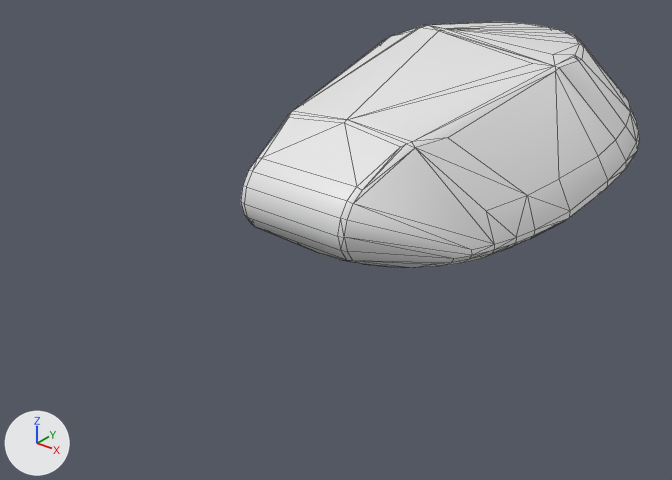
One commit to the OBJ model Meshes/M103/M103 Turret_plate.obj: the scene before it, then after it.
Rendered twice from a camera (50 mm lens) standing at (176.0, -258.0, 138.0) and looking at (-13.0, -22.0, -8.0). The axes (+X, +Y, +Z) are drawn at lower left. The lights are the same throughout. Mesh edges are drawn as thin lines. Where no turn or scale is listed for an object, it has been applied to the vertices.

In view in the first picture: 'Turret_plate_american\\A66_M103\\normal\\l\\Turret_02.pri~11~6.563'.
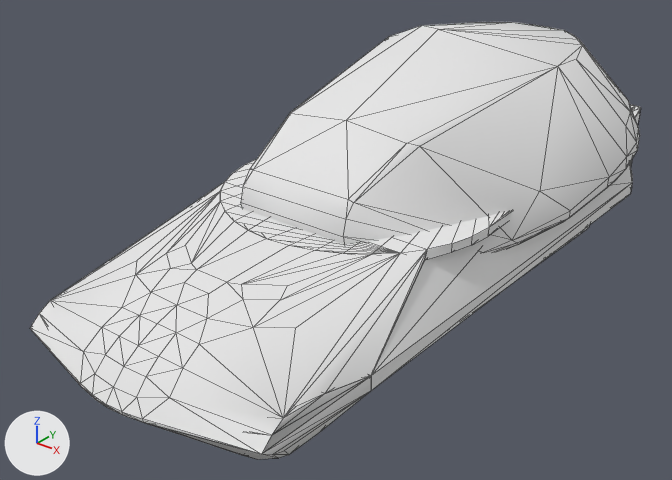
Changed parts and their boxes [x1, y1, x2, y2] in the pictures (672 x 480 px):
'Turret_plate_american\\A66_M103\\normal\\l\\Turret_02.pri~11~6.563', reshaped (6% shorter): before [241, 22, 640, 268]; after [241, 22, 640, 252]
'Front_plate_american\\A66_M103\\normal\\l\\Hull.pri~11~5.001', added: after [30, 183, 427, 455]
'Left_plate_american\\A66_M103\\normal\\l\\Hull.pri~11~5.013', added: after [371, 163, 633, 391]
'Top_plate_american\\A66_M103\\normal\\l\\Hull.pri~11~5.016', added: after [220, 105, 640, 261]
'Front_bottom_plate_american\\A66_M103\\normal\\l\\Hull.pri~11~5.003', added: after [150, 377, 371, 459]
'Bottom_plate_american\\A66_M103\\normal\\l\\Hull.pri~11~5.008', added: after [524, 226, 589, 275]
'Rear_plate_american\\A66_M103\\normal\\l\\Hull.pri~11~5.010', added: after [630, 106, 641, 164]

The change, as a list of edits to the scene's bpy script:
```text
Change me_turret_plate_american_a66_m103_normal_l_turret_02_pri_11_6_563:
    remove me_turret_plate_american_a66_m103_normal_l_turret_02_pri_11_6_563.from_pydata(...)  # 255 vertices, 415 faces; spans x -60.0..60.0, y -61.0..117.0, z 0.0..53.0
    add me_turret_plate_american_a66_m103_normal_l_turret_02_pri_11_6_563.from_pydata(...)  # 128 vertices, 226 faces; spans x -60.0..60.0, y -61.0..117.0, z 0.0..53.0
    me_turret_plate_american_a66_m103_normal_l_turret_02_pri_11_6_563 part 1: 12 vertices moved from x -59.0..51.0, y -52.0..112.0, z 0.0..49.0 to x -59.0..51.0, y -30.0..114.0, z 0.0..50.0; 189 vertices removed from x -59.0..59.0, y -61.0..117.0, z 0.0..53.0; 62 vertices added at x -59.0..59.0, y -61.0..117.0, z 0.0..53.0
    add me_turret_plate_american_a66_m103_normal_l_turret_02_pri_11_6_563.materials.append(mat_material006)  # white #e7e7e7
Add ob_top_plate_american_a66_m103_normal_l_hull_pri_11_5_016:
    ob_top_plate_american_a66_m103_normal_l_hull_pri_11_5_016 = bpy.data.objects.new('Top_plate_american\\A66_M103\\normal\\l\\Hull.pri~11~5.016', me_top_plate_american_a66_m103_normal_l_hull_pri_11_5_016)  # 47 vertices, 81 faces; spans x -49.0..49.0, y -72.0..135.0, z 12.0..17.0; in mat_material005 (white #e7e7e7)
    ob_top_plate_american_a66_m103_normal_l_hull_pri_11_5_016.location = (0.0, 0.0, 0.0)
Add ob_rear_plate_american_a66_m103_normal_l_hull_pri_11_5_010:
    ob_rear_plate_american_a66_m103_normal_l_hull_pri_11_5_010 = bpy.data.objects.new('Rear_plate_american\\A66_M103\\normal\\l\\Hull.pri~11~5.010', me_rear_plate_american_a66_m103_normal_l_hull_pri_11_5_010)  # 34 vertices, 58 faces; spans x -48.6..48.6, y 91.8..135.0, z -33.4..13.3; in mat_material005 (white #e7e7e7)
    ob_rear_plate_american_a66_m103_normal_l_hull_pri_11_5_010.location = (0.0, 0.0, 0.0)
Add ob_left_plate_american_a66_m103_normal_l_hull_pri_11_5_013:
    ob_left_plate_american_a66_m103_normal_l_hull_pri_11_5_013 = bpy.data.objects.new('Left_plate_american\\A66_M103\\normal\\l\\Hull.pri~11~5.013', me_left_plate_american_a66_m103_normal_l_hull_pri_11_5_013)  # 22 vertices, 36 faces; spans x 35.0..52.0, y -88.0..106.0, z -24.0..13.0; in mat_material005 (white #e7e7e7)
    ob_left_plate_american_a66_m103_normal_l_hull_pri_11_5_013.location = (0.0, 0.0, 0.0)
Add ob_front_plate_american_a66_m103_normal_l_hull_pri_11_5_001:
    ob_front_plate_american_a66_m103_normal_l_hull_pri_11_5_001 = bpy.data.objects.new('Front_plate_american\\A66_M103\\normal\\l\\Hull.pri~11~5.001', me_front_plate_american_a66_m103_normal_l_hull_pri_11_5_001)  # 78 vertices, 135 faces; spans x -52.4..52.4, y -136.2..-47.1, z -11.2..14.8; in mat_material005 (white #e7e7e7)
    ob_front_plate_american_a66_m103_normal_l_hull_pri_11_5_001.location = (0.0, 0.0, 0.0)
Add ob_front_bottom_plate_american_a66_m103_normal_l_hull_pri_11_5_003:
    ob_front_bottom_plate_american_a66_m103_normal_l_hull_pri_11_5_003 = bpy.data.objects.new('Front_bottom_plate_american\\A66_M103\\normal\\l\\Hull.pri~11~5.003', me_front_bottom_plate_american_a66_m103_normal_l_hull_pri_11_5_003)  # 50 vertices, 79 faces; spans x -52.4..52.4, y -136.0..-87.3, z -33.0..-2.1; in mat_material005 (white #e7e7e7)
    ob_front_bottom_plate_american_a66_m103_normal_l_hull_pri_11_5_003.location = (0.0, 0.0, 0.0)
Add ob_bottom_plate_american_a66_m103_normal_l_hull_pri_11_5_008:
    ob_bottom_plate_american_a66_m103_normal_l_hull_pri_11_5_008 = bpy.data.objects.new('Bottom_plate_american\\A66_M103\\normal\\l\\Hull.pri~11~5.008', me_bottom_plate_american_a66_m103_normal_l_hull_pri_11_5_008)  # 38 vertices, 65 faces; spans x -41.0..41.0, y -91.0..93.0, z -33.0..-21.0; in mat_material005 (white #e7e7e7)
    ob_bottom_plate_american_a66_m103_normal_l_hull_pri_11_5_008.location = (0.0, 0.0, 0.0)
```
